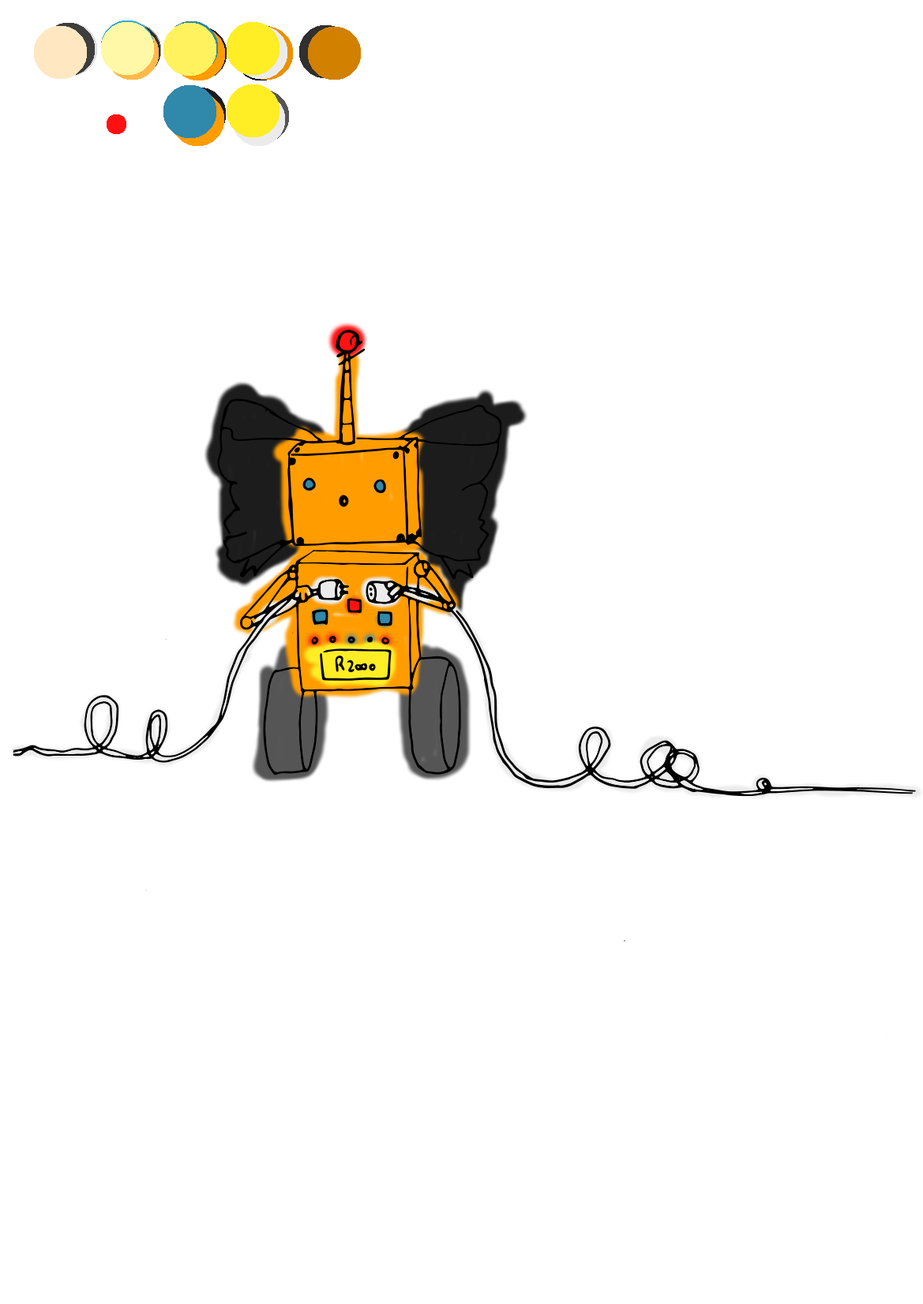
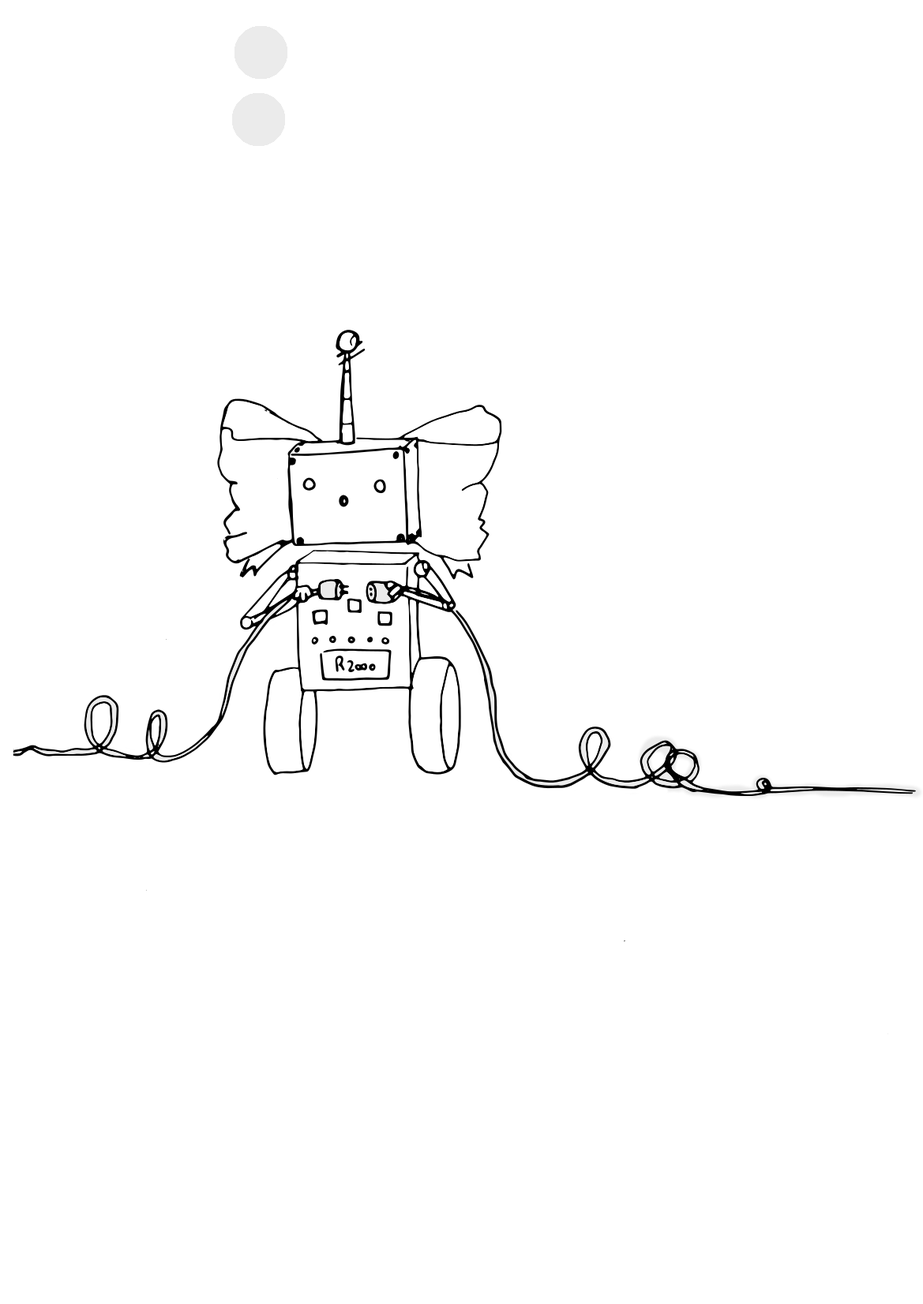
Layered file, before and after one edit (923px x 1304px). Changes by layer:
hid "Plaque", painted on it over [left=101, top=22, right=400, bottom=691]
hid "Bleu", painted on it over [left=101, top=20, right=395, bottom=651]
hid "Rouge" over [left=106, top=114, right=397, bottom=653]
painted on "Cable" over [left=10, top=574, right=669, bottom=794]
hid "Orange", painted on it over [left=33, top=26, right=462, bottom=700]
hid "Coiffe", painted on it over [left=41, top=22, right=528, bottom=621]
hid "Roues", painted on it over [left=44, top=22, right=472, bottom=783]
